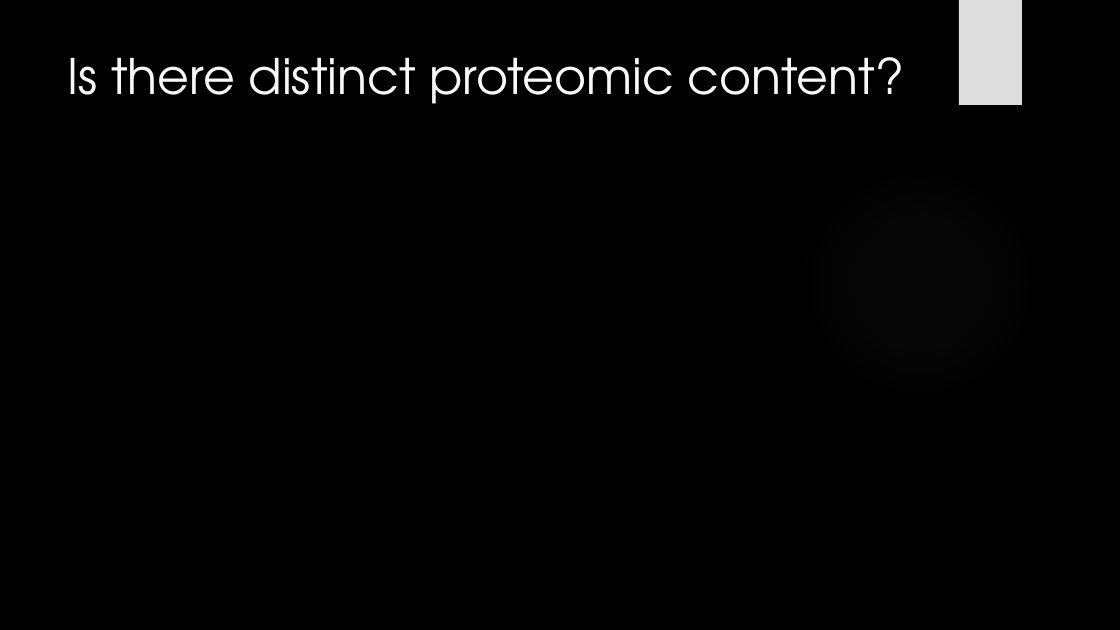
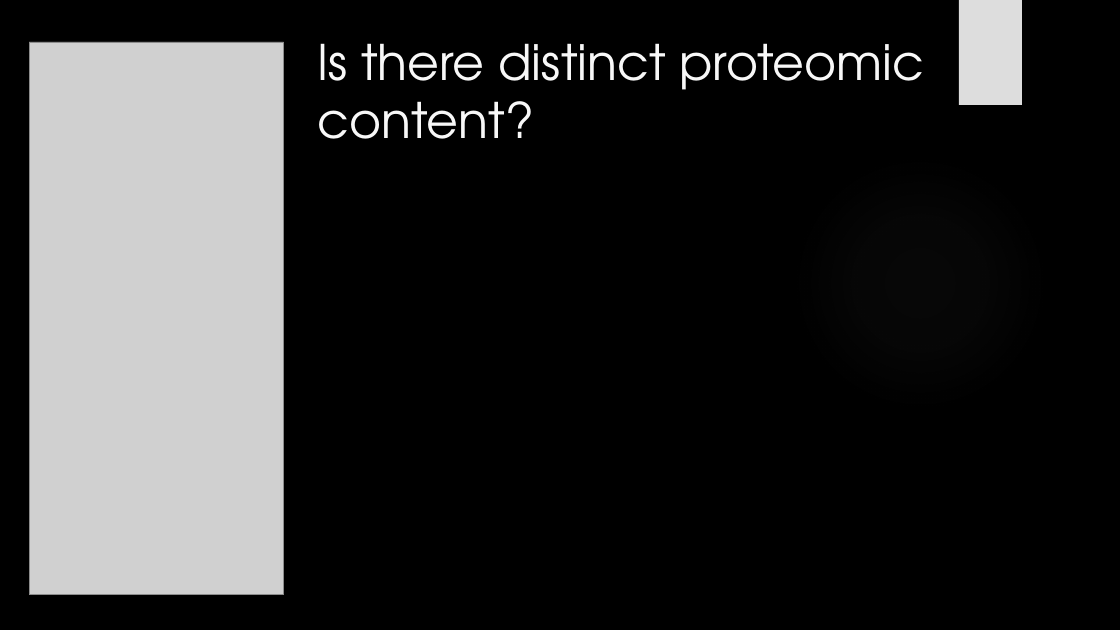
Before and after one commit to HarleyRobinson/Honours2, a slide deck: slide 10 of BackgroundInfo/JCslides.pptx (slide 9 before the commit). Drawn at 1120x630 pixels with LibreOffice and Linux fonts; fonts in the diff are those of the drawing; grey boxes stand for pictures; background and template pictures are left out. Boxes give left, top, right and bottom in pixels: in the first picture for what was removed or moved away, otherwise in the second. Text is boxed around its words. In the diff, an @@ line names an element or a change of style, - is before the commit and + after.

```diff
--- a/BackgroundInfo/JCslides.pptx
+++ b/BackgroundInfo/JCslides.pptx
@@ title "Is there distinct proteomic content?" rewrapped from bbox=[68, 57, 904, 104] to bbox=[318, 43, 924, 139] @@
@@ picture added at bbox=[29, 42, 284, 595] @@
```
Also in this commit, not shown: 5 other slides changed, 2 slides added, 1 slide removed, 2 other files.
